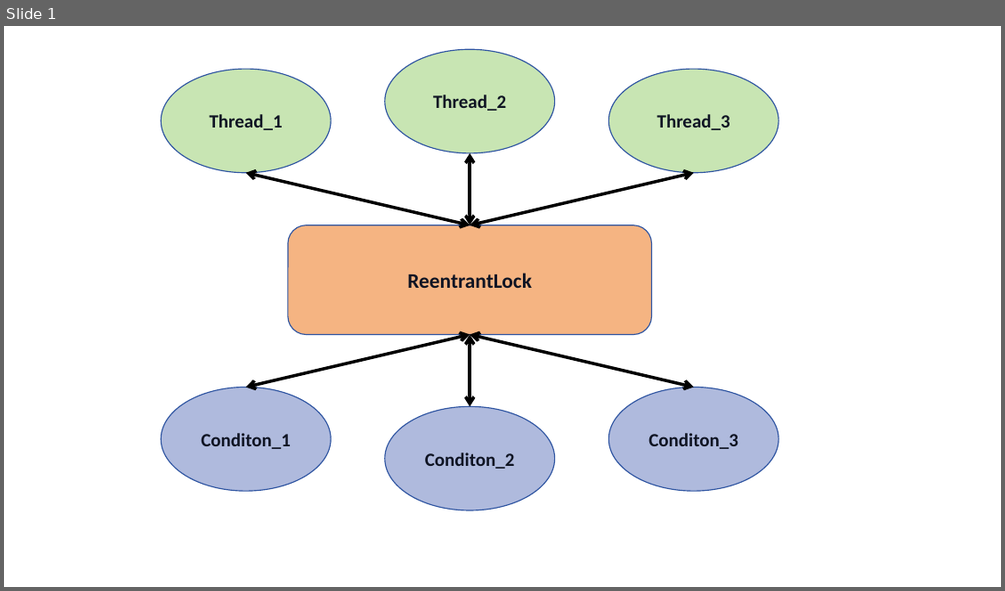
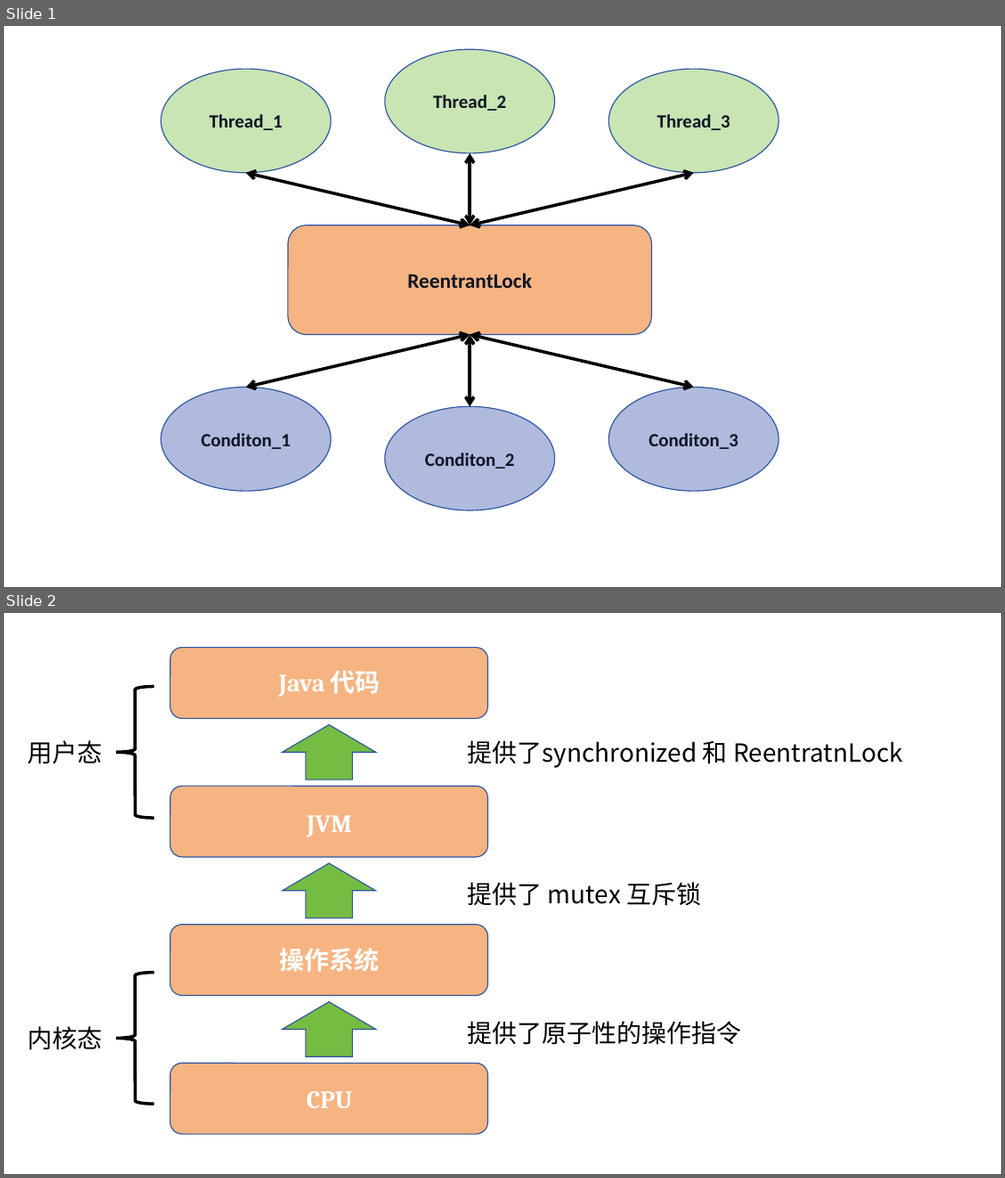
Before and after one commit to Kevin-Qiuu/JavaLearning, a slide deck: JavaEE 学习/流程图&示意图.pptx. Shown one above the other, each under a label of ours: slide 1 before the commit, slides 1 and 2 after it. The pictures are 1005x591 and 1005x1178 pixels, drawn with LibreOffice and Linux fonts; fonts in the diff are those of the drawing. Boxes give left, top, right and bottom in pixels: in the first picture for what was removed or moved away, otherwise in the second. Text is boxed around its words. In the diff, an @@ line names an element or a change of style, - is before the commit and + after.

```diff
--- a/JavaEE 学习/流程图&示意图.pptx
+++ b/JavaEE 学习/流程图&示意图.pptx
@@ slide 2 added at <box>4,613,1001,1174</box>, background #FFFFFF @@
@@ rounded rectangle added at <box>170,648,488,718</box>, fill #F5B482, outline #2E54A1 1 pt @@
@@ left brace added at <box>116,686,154,818</box>, outline #000000 3 pt @@
@@ text added at <box>279,670,380,697</box>, 24 pt, text #FFFFFF, bold @@
+Java 代码
@@ text added at <box>27,740,102,763</box>, 24 pt, text #000000 @@
+用户态
@@ up arrow added at <box>283,724,376,779</box>, fill #75BD42, outline #2E54A1 1 pt @@
@@ text added at <box>467,740,903,768</box>, 24 pt, text #000000 @@
+提供了synchronized 和 ReentratnLock
@@ rounded rectangle added at <box>170,786,488,857</box>, fill #F5B482, outline #2E54A1 1 pt @@
@@ text added at <box>307,815,352,837</box>, 24 pt, text #FFFFFF, bold @@
+JVM
@@ up arrow added at <box>283,863,376,918</box>, fill #75BD42, outline #2E54A1 1 pt @@
@@ text added at <box>467,882,701,906</box>, 24 pt, text #000000 @@
+提供了 mutex 互斥锁
@@ rounded rectangle added at <box>170,925,488,995</box>, fill #F5B482, outline #2E54A1 1 pt @@
@@ text added at <box>280,948,380,972</box>, 24 pt, text #FFFFFF, bold @@
+操作系统
@@ left brace added at <box>116,972,154,1103</box>, outline #000000 3 pt @@
@@ up arrow added at <box>283,1002,376,1056</box>, fill #75BD42, outline #2E54A1 1 pt @@
@@ text added at <box>27,1026,102,1050</box>, 24 pt, text #000000 @@
+内核态
@@ text added at <box>467,1021,741,1045</box>, 24 pt, text #000000 @@
+提供了原子性的操作指令
@@ rounded rectangle added at <box>170,1063,488,1135</box>, fill #F5B482, outline #2E54A1 1 pt @@
@@ text added at <box>307,1091,352,1108</box>, 24 pt, text #FFFFFF, bold @@
+CPU
```
Also in this commit, not shown: 1 other slide added, 2 other files.
